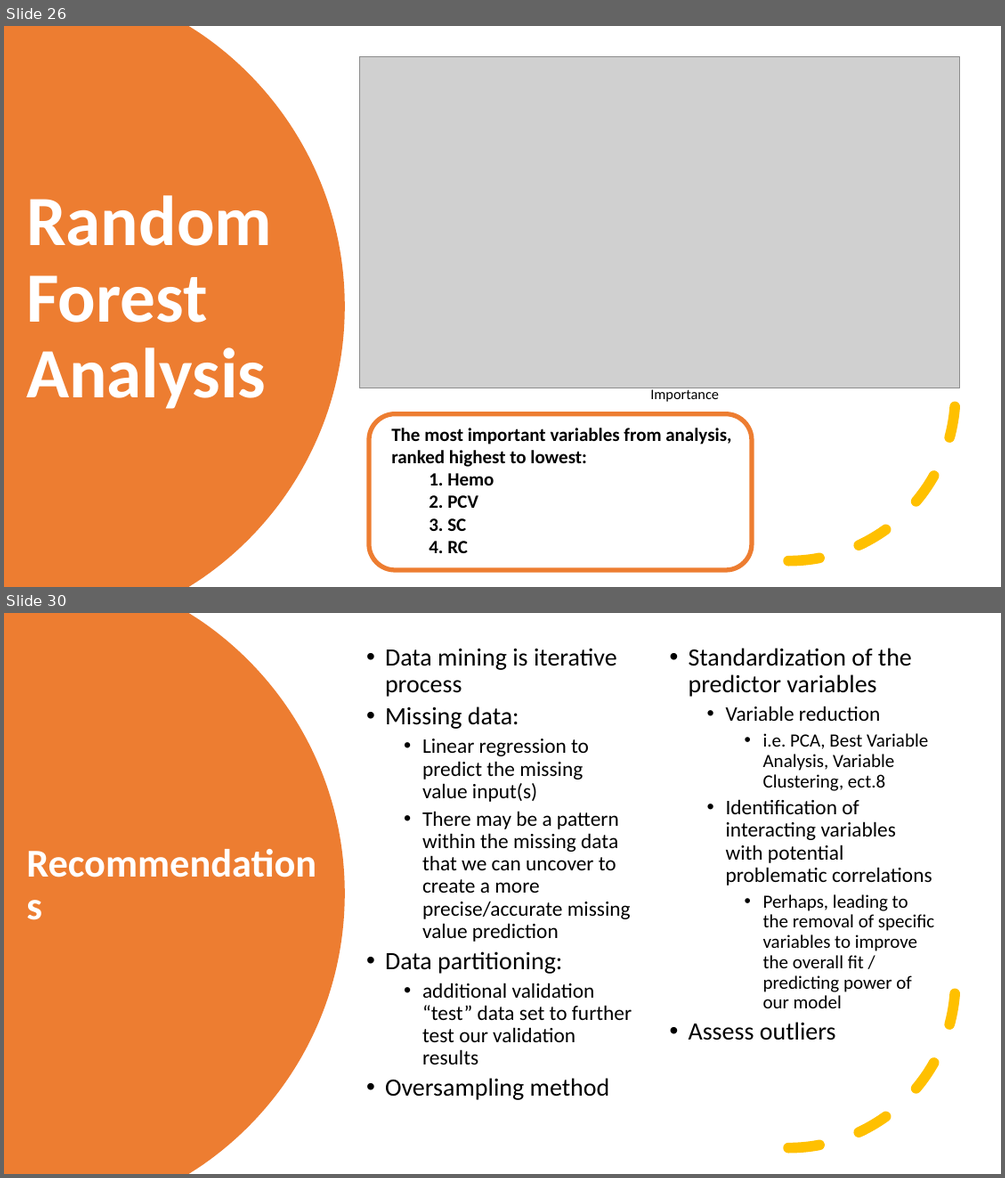
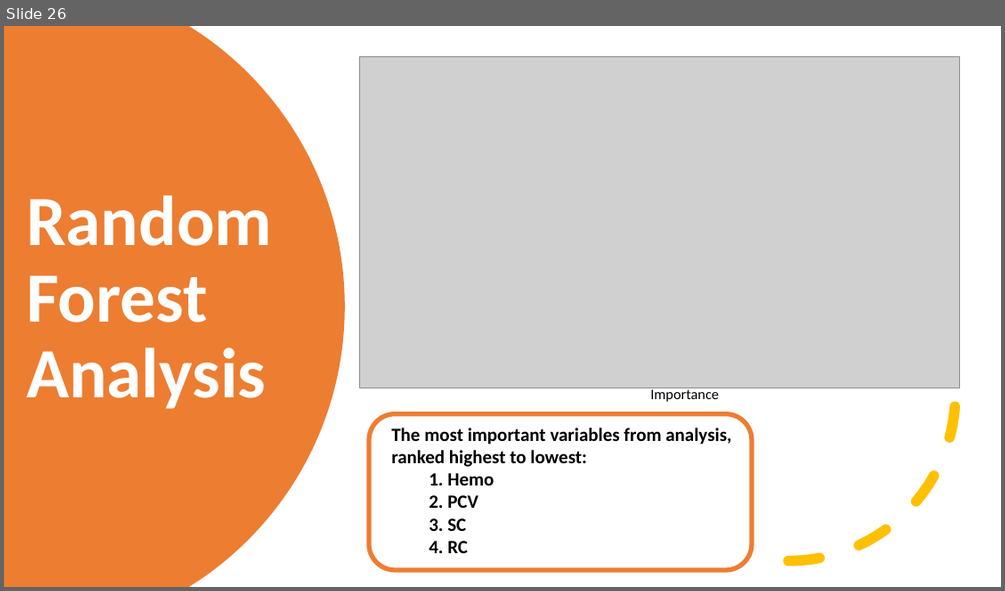
Before and after one commit to tayrotayro/Machine-Learning-Project-ISDS-7070, a slide deck: ckd_presentation.pptx. Shown one above the other, each under a label of ours: slides 26 and 30 before the commit, slide 26 after it; the slides between them are not shown. The pictures are 1005x1178 and 1005x591 pixels, drawn with LibreOffice and Linux fonts; fonts in the diff are those of the drawing; grey boxes stand for pictures. Boxes give left, top, right and bottom in pixels: in the first picture for what was removed or moved away, otherwise in the second. Text is boxed around its words. In the diff, an @@ line names an element or a change of style, - is before the commit and + after.

```diff
--- a/ckd_presentation.pptx
+++ b/ckd_presentation.pptx
@@ slide 30 removed at (4,613,1001,1174), background #FFFFFF @@
@@ freeform shape removed at (4,613,345,1174) @@
@@ text removed at (385,648,934,1100) @@
-  • Data mining is iterative process
-  • Missing data:
-    • Linear regression to predict the missing value input(s)
-    • There may be a pattern within the missing data that we can uncover to create a more precise/accurate missing value prediction
-  • Data partitioning:
-    • additional validation “test” data set to further test our validation results
-  • Oversampling method
-  • Standardization of the predictor variables
-    • Variable reduction
-      • i.e. PCA, Best Variable Analysis, Variable Clustering, ect.8
-    • Identification of interacting variables with potential problematic correlations
-      • Perhaps, leading to the removal of specific variables to improve the overall fit / predicting power of our model
-  • Assess outliers
@@ title removed at (19,704,337,1069) @@
-Recommendations
@@ arc (boxed as its full ellipse) removed at (622,814,956,1149) @@
```
Also in this commit, not shown: 14 slides changed, 1 other slide removed, 1 other file.
